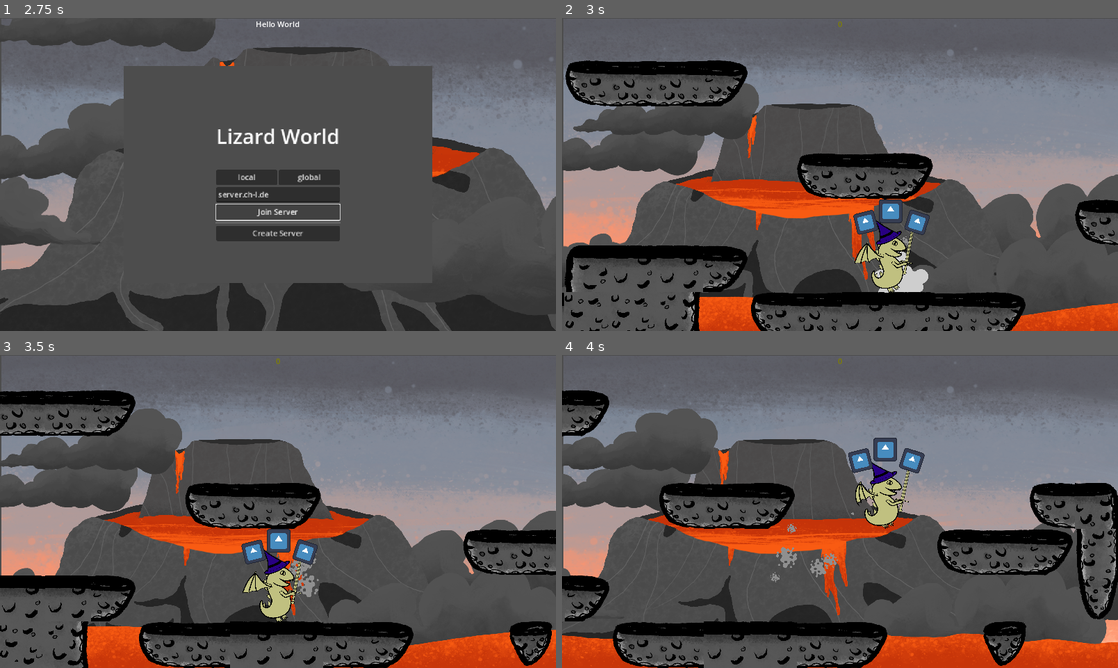
Above: before the commit, frames 1-4 (two rows, left to right).
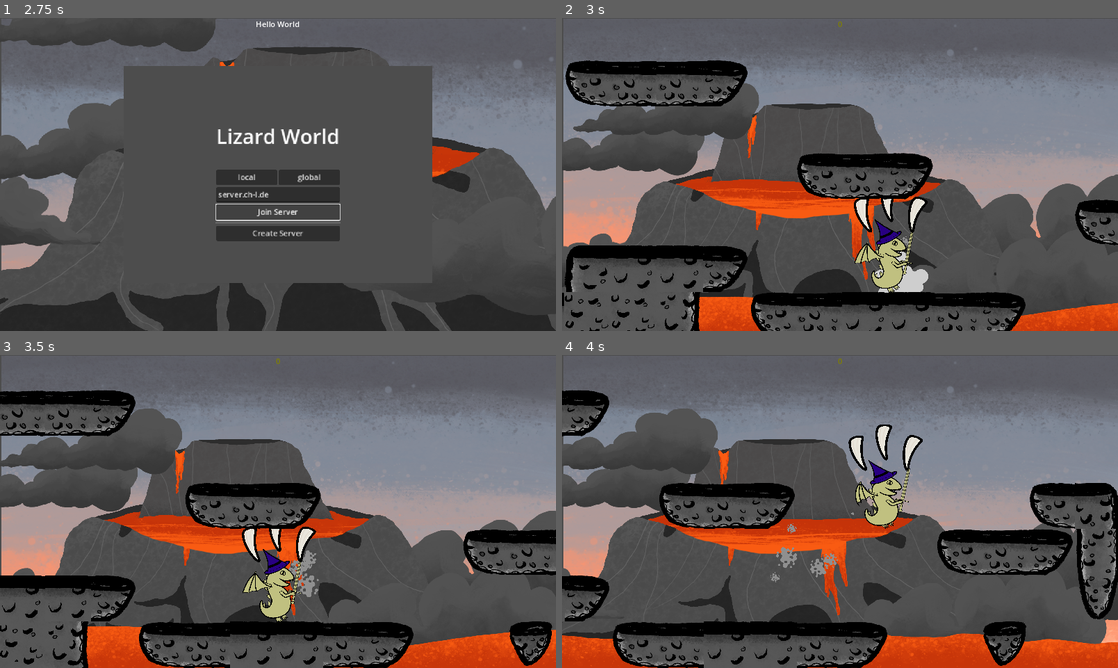
Above: after the commit, the same moments.

Repository: janekx21/lizard-world
Game: Godot game, scene res://game/game.tscn
The game is run twice, just before and just after one commit, with the same random seed, the same clock (stepped at 60 frames per second) and the same inputs. The engine's default icon, where the game draws it, is replaced by a stand-in: a white triangle on a blue panel in a dark square.
Inputs:
- Up to frame 1 (2.75 s): click "local" at 0.5 s; click "global" at 1.25 s; click "Join Server" at 2 s
- Up to frame 2 (3 s): click "Create Server" at 2.75 s
- Up to frame 3 (3.5 s): no input
- Up to frame 4 (4 s): hold Right (move_right) from 3.53 s (still down); tap S (attack) at 3.6 s; tap A (jump) at 3.77 s

Frame 1 is identical in both runs. In frame 2, 0.9% of the frame differs, in the area x 52-67%, y 57-70%; in frame 3, 1.0%; in frame 4, 1.2%, in the area x 51-66%, y 22-38%.
Error before the commit: Attempt to call function 'play' in base 'null instance' on a null instance. (res://player/player.gd:65)

Commit message:
add music

Diff:
--- a/game/game.gd
+++ b/game/game.gd
@@ -6,8 +6,8 @@
 	# Automatically start the server in headless mode.
 	if DisplayServer.get_name() == "headless":
 		print("Automatically starting dedicated server.")
-		#start_server()
-		_on_host_pressed.call_deferred()
+		start_server()
+		#_on_host_pressed.call_deferred()
 	else:
 		# Start paused.
 		get_tree().paused = true
--- a/player/bullet.tscn
+++ b/player/bullet.tscn
@@ -1,7 +1,7 @@
 [gd_scene load_steps=7 format=3 uid="uid://cdslpey3laows"]
 
 [ext_resource type="Script" path="res://player/bullet.gd" id="1_kqj52"]
-[ext_resource type="Texture2D" uid="uid://xb55bxdmc51w" path="res://textures/tractor.png" id="2_cqw3n"]
+[ext_resource type="Texture2D" uid="uid://ctbhdy6i2h211" path="res://textures/particles/circle_05.png" id="2_xxup3"]
 [ext_resource type="Script" path="res://player/hurtbox.gd" id="3_b7kd4"]
 
 [sub_resource type="CircleShape2D" id="CircleShape2D_kqnay"]
@@ -32,9 +32,9 @@
 script = ExtResource("1_kqj52")
 
 [node name="Sprite2D" type="Sprite2D" parent="."]
-position = Vector2(-10, 2)
-scale = Vector2(3.75, 2.55555)
-texture = ExtResource("2_cqw3n")
+self_modulate = Color(0.898039, 0.2, 0, 1)
+scale = Vector2(0.341431, 0.341431)
+texture = ExtResource("2_xxup3")
 
 [node name="CollisionShape2D" type="CollisionShape2D" parent="."]
 shape = SubResource("CircleShape2D_kqnay")
--- a/player/player.gd
+++ b/player/player.gd
@@ -62,7 +62,7 @@
 @rpc("any_peer","call_local")
 func land_effect():
 	$Shape/LandParticles.restart()
-	$land.play()
+	$LandSound.play()
 
 func _physics_process(delta):
 	if not last_on_ground and is_on_floor():
--- a/player/player.tscn
+++ b/player/player.tscn
@@ -1,15 +1,16 @@
-[gd_scene load_steps=23 format=3 uid="uid://bf8ui25uknntv"]
+[gd_scene load_steps=24 format=3 uid="uid://bf8ui25uknntv"]
 
 [ext_resource type="Script" path="res://player/player.gd" id="1_w4ivo"]
 [ext_resource type="Texture2D" uid="uid://byqkjsds5nl40" path="res://textures/player/ZylinderHut.png" id="3_xw226"]
 [ext_resource type="SpriteFrames" uid="uid://bs28dcxiogu0o" path="res://player/player.tres" id="4_4owvf"]
-[ext_resource type="Texture2D" uid="uid://dbcrwkj8v3rka" path="res://icon.svg" id="4_pxlay"]
 [ext_resource type="Texture2D" uid="uid://dvrktfs18uv7u" path="res://textures/splashes/splat13.png" id="4_qsx8m"]
 [ext_resource type="Texture2D" uid="uid://bkca6v2tdxlxp" path="res://textures/splashes/splat08.png" id="5_jur31"]
 [ext_resource type="Texture2D" uid="uid://cp1cvy5wkayrn" path="res://textures/splashes/splat34.png" id="6_fmi01"]
 [ext_resource type="AudioStream" uid="uid://mj4fa2urblvn" path="res://sounds/sword.wav" id="6_vfs1x"]
+[ext_resource type="Texture2D" uid="uid://d0watl71w50ya" path="res://textures/player/zahn.png" id="7_1a56r"]
 [ext_resource type="AudioStream" uid="uid://dtaf61balhvpu" path="res://sounds/bloodSplash.wav" id="8_nytix"]
 [ext_resource type="AudioStream" uid="uid://bbg3kf75672r" path="res://sounds/footstep02.ogg" id="9_g7rsa"]
+[ext_resource type="AudioStream" uid="uid://cyvhv3x5fkgqy" path="res://sounds/footstep09.ogg" id="11_g41n2"]
 
 [sub_resource type="CapsuleShape2D" id="CapsuleShape2D_cyigu"]
 radius = 42.0
@@ -259,24 +260,25 @@
 one_shot = true
 
 [node name="Health" type="Node2D" parent="."]
-position = Vector2(0, -111)
+position = Vector2(0, -131)
+scale = Vector2(0.985724, 0.985724)
 
 [node name="2" type="Sprite2D" parent="Health"]
 position = Vector2(-69, 0)
 rotation = -0.238899
-scale = Vector2(0.459867, 0.459867)
-texture = ExtResource("4_pxlay")
+scale = Vector2(0.166, 0.166)
+texture = ExtResource("7_1a56r")
 
 [node name="1" type="Sprite2D" parent="Health"]
 position = Vector2(73, 0)
 rotation = 0.315517
-scale = Vector2(0.459867, 0.459867)
-texture = ExtResource("4_pxlay")
+scale = Vector2(0.166, 0.166)
+texture = ExtResource("7_1a56r")
 
 [node name="3" type="Sprite2D" parent="Health"]
 position = Vector2(-3.8147e-06, -31)
-scale = Vector2(0.513748, 0.513748)
-texture = ExtResource("4_pxlay")
+scale = Vector2(0.166, 0.166)
+texture = ExtResource("7_1a56r")
 
 [node name="InvisibilityTimer" type="Timer" parent="."]
 
@@ -296,4 +298,7 @@
 [node name="footsteps" type="AudioStreamPlayer2D" parent="."]
 stream = ExtResource("9_g7rsa")
 
+[node name="LandSound" type="AudioStreamPlayer2D" parent="."]
+stream = ExtResource("11_g41n2")
+
 [connection signal="area_entered" from="Shape/Hitbox" to="." method="hitbox_entered"]
Not shown, changed: sounds/bg_music.ogg.import
Binary file changed: textures/player/zahn.png
